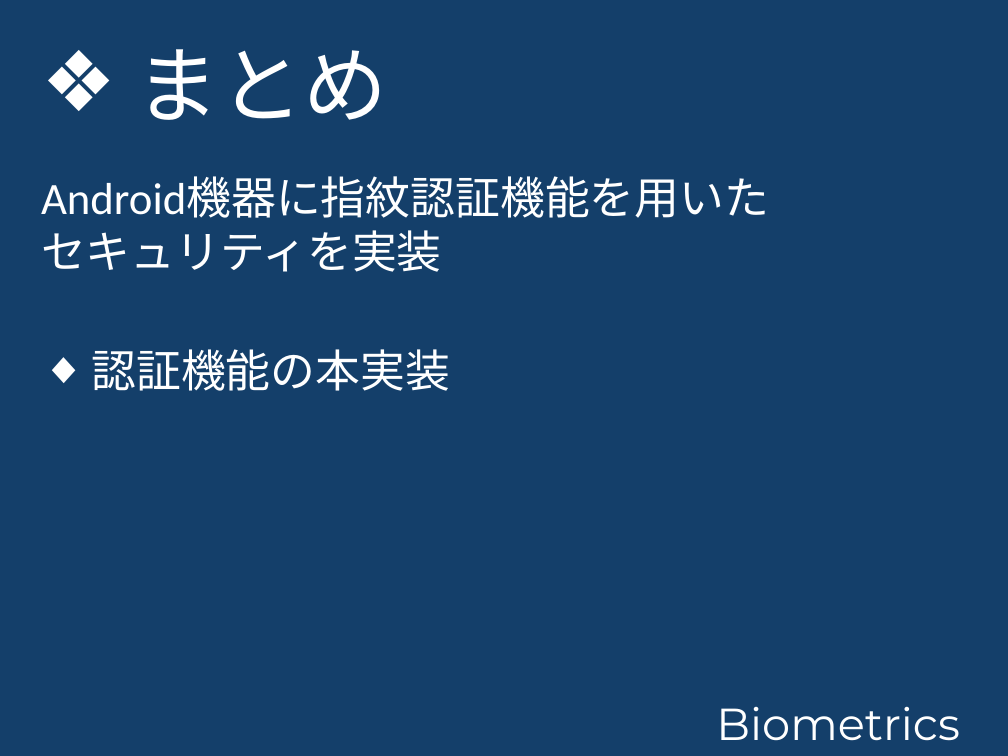
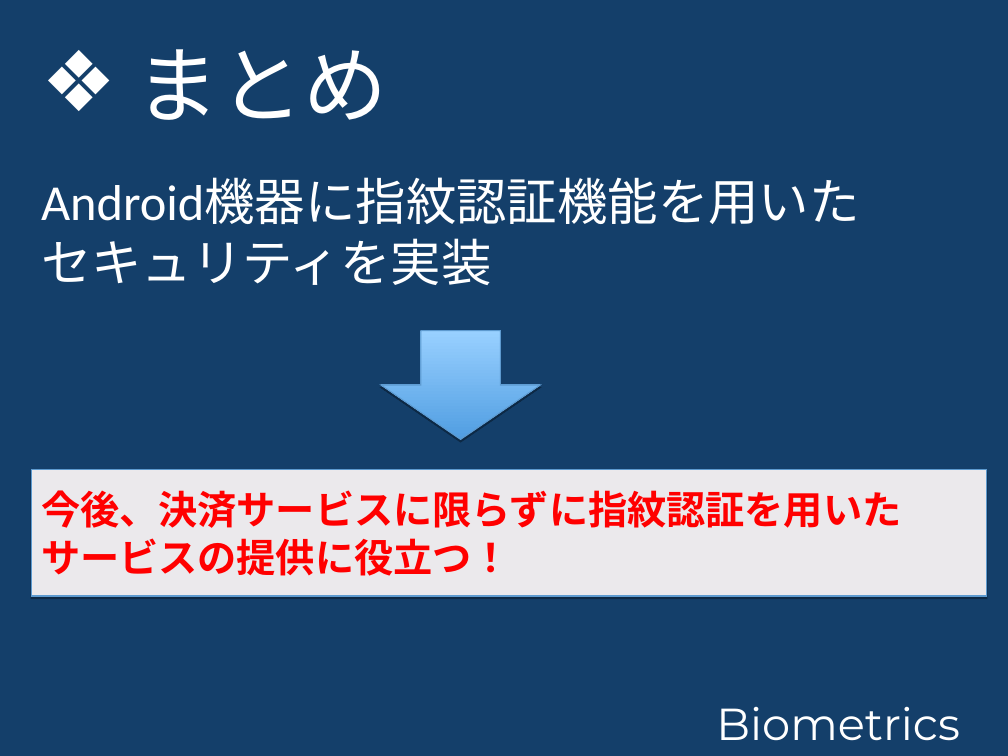
Before and after one commit to takuito/Documents, a slide deck: slide 11 of N1グランプリ_プレゼン資料_仮.ppt (slide 21 before the commit). Drawn at 1008x756 pixels with LibreOffice and Linux fonts; fonts in the diff are those of the drawing; background and template pictures are left out. Boxes give left, top, right and bottom in pixels: in the first picture for what was removed or moved away, otherwise in the second. Text is boxed around its words. In the diff, an @@ line names an element or a change of style, - is before the commit and + after.

```diff
--- a/N1グランプリ_プレゼン資料_仮.ppt
+++ b/N1グランプリ_プレゼン資料_仮.ppt
@@ text "Android機器に指紋認証機能を用いた" at [41, 179, 860, 285]: size 32 to 36 pt @@
@@ text removed at [91, 349, 450, 391] @@
-◆ 認証機能の本実装
@@ down arrow added at [381, 331, 540, 439], fill gradient #519EE2 to #98D0FF, outline #5D9ACF 0.74 pt @@
@@ rectangle added at [31, 470, 987, 596], fill #EBE9EC, outline #5D9ACF 0.74 pt, 28 pt, text #FF0000, bold @@
+今後、決済サービスに限らずに指紋認証を用いたサービスの提供に役立つ！
```
Also in this commit, not shown: 5 other slides changed, 12 slides removed.
